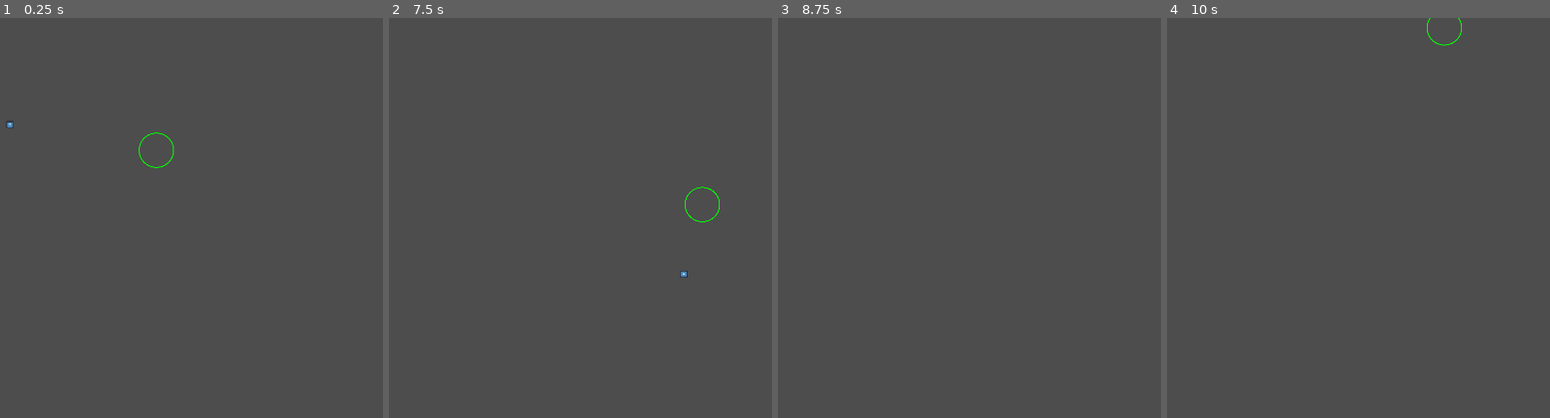
Above: before the commit, frames 1-4 (left to right).
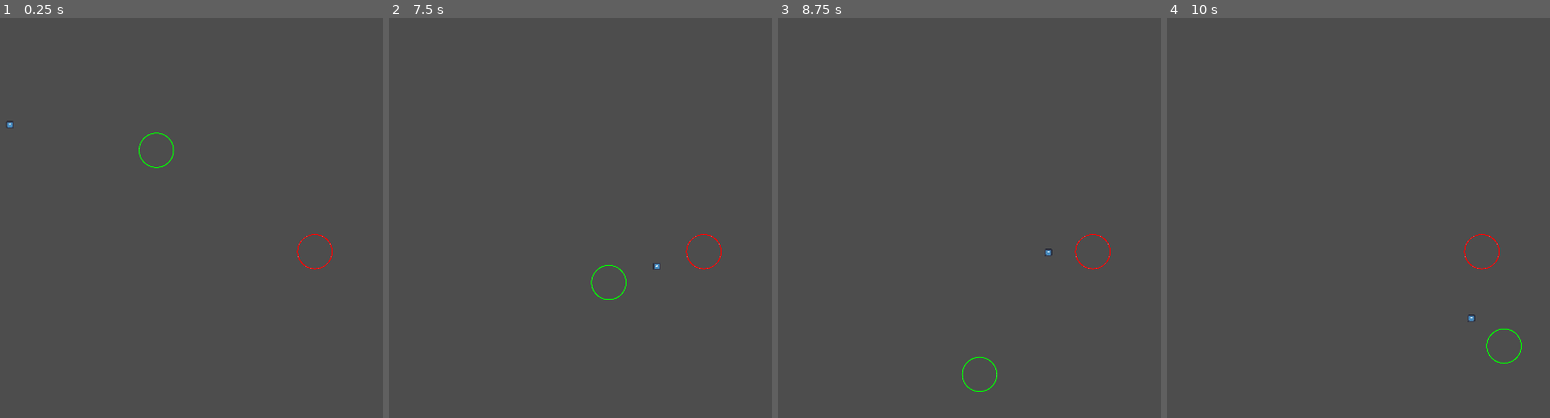
Above: after the commit, the same moments.

Repository: A550817/BC_gam_jam
Game: Godot game, scene res://scenes/playground.tscn
Same seed, same stepped clock (60 frames per second), same inputs: the game is played once before the commit and once after it. The engine's default icon, where the game draws it, is replaced by a stand-in: a white triangle on a blue panel in a dark square.
Inputs (mouse positions are in pixels of both pictures, inside the frame that each line leads up to):
- Up to frame 1 (0.25 s): no input
- Up to frame 2 (7.5 s): tap Enter (ui_accept) at 0.5, 0.77, 1.25, 3.77, 6.5, 6.77 s; move the mouse to (695, 322) at 0.52 s; press the mouse at (695, 322) at 0.53 s; hold Right (ui_right) 0.53-1.25 s; release the mouse at (695, 322) at 1.25 s; drag from (outside the picture) to (695, 322) at 1.27 s; move the mouse to (503, 170) at 2.02 s; press the mouse at (503, 170) at 2.03 s; hold Left (ui_left) 2.03-2.75 s; release the mouse at (503, 170) at 2.75 s; drag from (outside the picture) to (503, 170) at 2.77 s; move the mouse to (618, 126) at 3.52 s; press the mouse at (618, 126) at 3.53 s; hold Left (ui_left) 3.53-4.25 s; release the mouse at (618, 126) at 4.25 s; drag from (outside the picture) to (618, 126) at 4.27 s; move the mouse to (580, 258) at 5.02 s; press the mouse at (580, 258) at 5.03 s; hold Right (ui_right) 5.03-5.75 s; release the mouse at (580, 258) at 5.75 s; drag from (outside the picture) to (580, 258) at 5.77 s; move the mouse to (695, 322) at 6.52 s; press the mouse at (695, 322) at 6.53 s; hold Right (ui_right) 6.53-7.25 s; release the mouse at (695, 322) at 7.25 s; drag from (outside the picture) to (695, 322) at 7.27 s
- Up to frame 3 (8.75 s): move the mouse to (892, 170) at 8.02 s; press the mouse at (892, 170) at 8.03 s; hold Left (ui_left) from 8.03 s (still down)
- Up to frame 4 (10 s): release Left (ui_left) at 8.75 s; release the mouse at (1281, 170) at 8.75 s; drag from (outside the picture) to (1281, 170) at 8.77 s; move the mouse to (1396, 126) at 9.52 s; press the mouse at (1396, 126) at 9.53 s; hold Right (ui_right) from 9.53 s (still down); tap Enter (ui_accept) at 9.77 s

The runs differ from the first frame. In frame 1, less than 0.1% of the frame differs, in the area x 77-87%, y 53-63%; in frame 2, 0.3%, in the area x 52-87%, y 42-71%; in frame 3, 0.2%; in frame 4, 0.3%.

Commit message:
controller support working - untested

Diff:
--- a/new-game-project/project.godot
+++ b/new-game-project/project.godot
@@ -25,7 +25,27 @@
 click={
 "deadzone": 0.2,
 "events": [Object(InputEventMouseButton,"resource_local_to_scene":false,"resource_name":"","device":-1,"window_id":0,"a …(253 unchanged characters)…
-, Object(InputEventJoypadButton,"resource_local_to_scene":false,"resource_name":"","device":-1,"button_index":1,"pressure":0.0,"pressed":false,"script":null)
+, Object(InputEventJoypadButton,"resource_local_to_scene":false,"resource_name":"","device":-1,"button_index":10,"pressure":0.0,"pressed":false,"script":null)
+]
+}
+aim_left={
+"deadzone": 0.2,
+"events": [Object(InputEventJoypadMotion,"resource_local_to_scene":false,"resource_name":"","device":-1,"axis":0,"axis_value":-1.0,"script":null)
+]
+}
+aim_right={
+"deadzone": 0.2,
+"events": [Object(InputEventJoypadMotion,"resource_local_to_scene":false,"resource_name":"","device":-1,"axis":0,"axis_value":1.0,"script":null)
+]
+}
+aim_up={
+"deadzone": 0.2,
+"events": [Object(InputEventJoypadMotion,"resource_local_to_scene":false,"resource_name":"","device":-1,"axis":1,"axis_value":-1.0,"script":null)
+]
+}
+aim_down={
+"deadzone": 0.2,
+"events": [Object(InputEventJoypadMotion,"resource_local_to_scene":false,"resource_name":"","device":-1,"axis":1,"axis_value":1.0,"script":null)
 ]
 }
 
--- a/new-game-project/scenes/playground.tscn
+++ b/new-game-project/scenes/playground.tscn
@@ -1,6 +1,8 @@
 [gd_scene format=3 uid="uid://c5tch4a2pi7am"]
 
 [ext_resource type="PackedScene" uid="uid://be8qbmt0fe144" path="res://scenes/player.tscn" id="1_hddm4"]
+[ext_resource type="Texture2D" uid="uid://patb77gxpari" path="res://art/BSSCTG-PLAYER2.svg" id="2_kddj0"]
+[ext_resource type="Texture2D" uid="uid://bhl3yla6dwrcb" path="res://art/BSSCTG-PLAYER1.svg" id="2_q8s1k"]
 [ext_resource type="Texture2D" uid="uid://4q335xxs2p" path="res://icon.svg" id="2_qchbg"]
 
 [sub_resource type="RectangleShape2D" id="RectangleShape2D_hddm4"]
@@ -13,6 +15,7 @@
 
 [node name="Player" parent="." unique_id=1030372719 instance=ExtResource("1_hddm4")]
 position = Vector2(491, 329)
+texture = ExtResource("2_q8s1k")
 
 [node name="StaticBody2D3" type="StaticBody2D" parent="." unique_id=441174328]
 
@@ -36,3 +39,8 @@
 position = Vector2(128, 265)
 scale = Vector2(0.140625, 0.140625)
 texture = ExtResource("2_qchbg")
+
+[node name="Player2" parent="." unique_id=388737432 instance=ExtResource("1_hddm4")]
+position = Vector2(882, 582)
+is_controller = true
+texture = ExtResource("2_kddj0")
--- a/new-game-project/scripts/player.gd
+++ b/new-game-project/scripts/player.gd
@@ -25,7 +25,7 @@
 
 @export var max_health: int = 10
 var health: int = max_health
-
+var controller_direction: Vector2
 
 func _ready() -> void:
 	if texture:
@@ -43,6 +43,8 @@
 	if collision:
 		velocity = velocity.bounce(collision.get_normal())
 		change_state(%IdleState)
+
+	controller_direction = Input.get_vector("aim_left", "aim_right", "aim_up", "aim_down")
 
 
 
--- a/new-game-project/scripts/player_tether_state.gd
+++ b/new-game-project/scripts/player_tether_state.gd
@@ -15,9 +15,12 @@
 # What happens when we enter the state
 func enter() -> PlayerState:
 	ray_cast_2d.enabled = true
-	var mouse_global = player.get_global_mouse_position()
-	var mouse_vec = mouse_global
-	ray_cast_2d.target_position = (mouse_global - ray_cast_2d.global_position).normalized()*max_tether_length
+	if not player.is_controller:
+		var mouse_global = player.get_global_mouse_position()
+		var mouse_vec = mouse_global
+		ray_cast_2d.target_position = (mouse_global - ray_cast_2d.global_position).normalized() * max_tether_length
+	else:
+		ray_cast_2d.target_position = player.controller_direction * max_tether_length
 	ray_cast_2d.force_raycast_update()
 
 	if ray_cast_2d.is_colliding():
